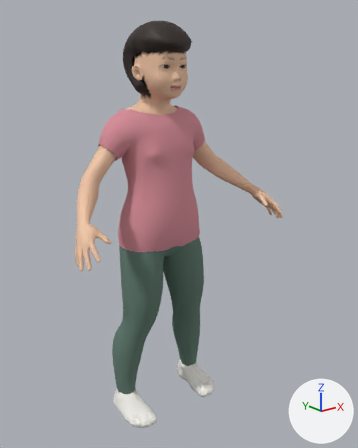
A saved change to the glTF model public/assets/characters/xiaoqing.glb.
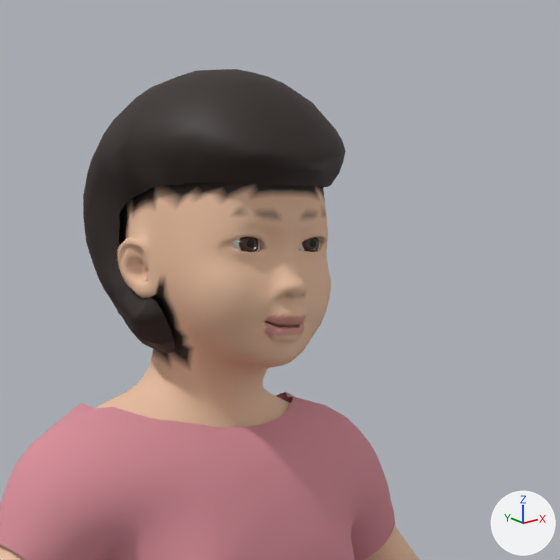
There are two pictures of each version: one whole from a 50 mm lens placed at (-0.747, -1.039, 0.941), pointed at (0.023, -0.076, 0.556), one close up on the part from 28% to 69% of the width and 0% to 33% of the height. Arrows for +X, +Y and +Z are at lower right; the lights stay in place. The last two pictures show the newer version. Vertices at exactly the same position are counted once.

Names of what the first close-up shows: 'xiaoqing-body'.
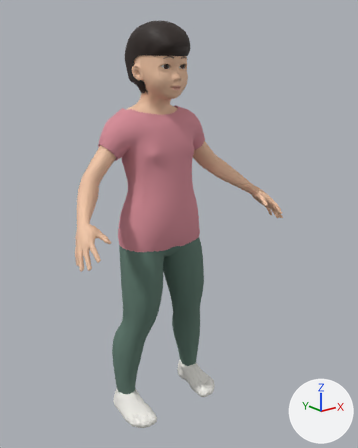
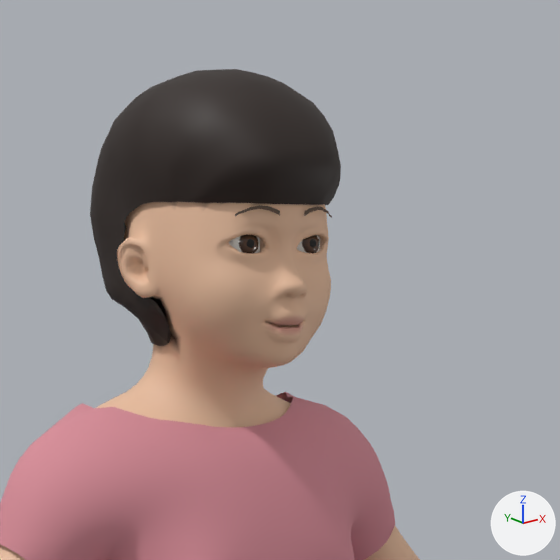
What differs and where, as boxes [x1, y1, x2, y2] in the close-ups (560 x 560 px; the box of a moved part takes in the faces that stretch with it):
part 1 of me_xiaoqing, added: after [304, 207, 332, 218]
part 2 of me_xiaoqing, added: after [235, 205, 280, 216]
part 3 of me_xiaoqing, moved or reshaped: before [83, 87, 346, 353]; after [90, 86, 341, 346]
part 4 of me_xiaoqing, recoloured: before [119, 183, 327, 372]; after [123, 202, 327, 372]

Diff of the bpy script that builds the scene:
```diff
--- a/public/assets/characters/xiaoqing.glb.py
+++ b/public/assets/characters/xiaoqing.glb.py
@@ mat_brow @@
+mat_brow = principled_material('brow')
+mat_brow.base_color = (0.151, 0.0944, 0.0645)  # brown #6c5748
+mat_brow.roughness = 0.85
@@ me_xiaoqing @@
 # used by ob_xiaoqing_body; location = (0.0, 0.0, 0.0)
-me_xiaoqing.from_pydata(...)  # 19386 vertices, 38284 faces; spans x -0.311..0.311, y -0.2..0.066, z 0.011..1.049
+me_xiaoqing.from_pydata(...)  # 19482 vertices, 38416 faces; spans x -0.311..0.311, y -0.2..0.066, z 0.011..1.049
+# me_xiaoqing part 1: a new loose piece of 26 vertices spanning x 0.01..0.037, y -0.1..-0.092, z 0.961..0.968, in mat_brow (brown #6c5748)
+# me_xiaoqing part 2: a new loose piece of 26 vertices spanning x -0.037..-0.01, y -0.1..-0.092, z 0.961..0.968, in mat_brow (brown #6c5748)
+# me_xiaoqing part 3: 585 vertices moved from x -0.072..0.072, y -0.114..0.047, z 0.88..1.023 to x -0.063..0.063, y -0.112..0.046, z 0.885..1.022; 376 vertices removed from x -0.06..0.06, y -0.102..-0.032, z 0.913..0.98; 428 vertices added at x -0.061..0.061, y -0.108..-0.028, z 0.91..0.984
+# me_xiaoqing part 4: 1250 kept faces spanning x -0.06..0.06, y -0.103..0.024, z 0.869..0.986 get new vertex colours
+# other edits to the shape of me_xiaoqing do not show in these pictures
 me_xiaoqing.materials.append(mat_skin)
@@ me_xiaoqing @@
 me_xiaoqing.materials.append(mat_eye)
+me_xiaoqing.materials.append(mat_brow)  # brown #6c5748
```
